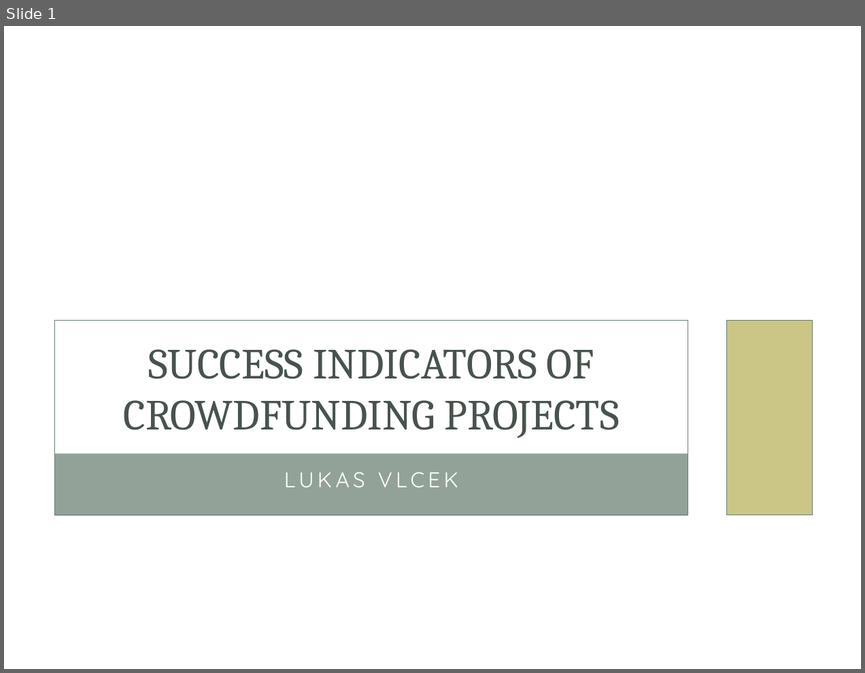
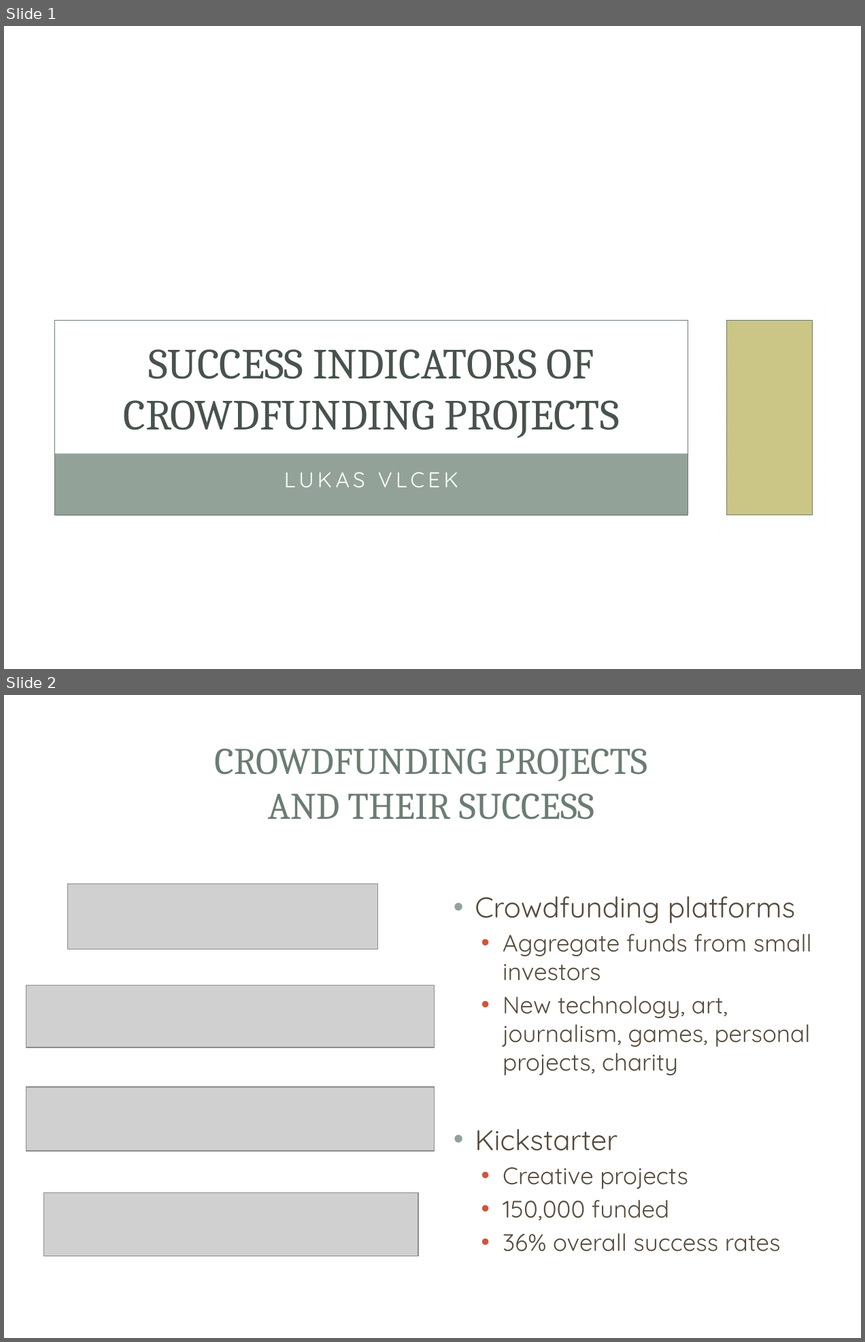
Before and after one commit to vlcekl/ds-crowdfunding, a slide deck: reports/crowdfunding_slidedeck.pptx. Shown one above the other, each under a label of ours: slide 1 before the commit, slides 1 and 2 after it. The pictures are 865x673 and 865x1342 pixels, drawn with LibreOffice and Linux fonts; fonts in the diff are those of the drawing; grey boxes stand for pictures; background and template pictures are left out. Boxes give left, top, right and bottom in pixels: in the first picture for what was removed or moved away, otherwise in the second. Text is boxed around its words. In the diff, an @@ line names an element or a change of style, - is before the commit and + after.

```diff
--- a/reports/crowdfunding_slidedeck.pptx
+++ b/reports/crowdfunding_slidedeck.pptx
@@ slide 2 added at (x1=4, y1=695, x2=861, y2=1338), background picture (left out); not listed: 1 template element that a slide beside it also shows @@
@@ rectangle added at (x1=30, y1=721, x2=835, y2=845), fill #FFFFFF at 83% opacity @@
@@ rectangle added at (x1=39, y1=730, x2=825, y2=834), fill #FFFFFF @@
@@ title added at (x1=214, y1=749, x2=647, y2=819), 31.5 pt, text #6B7D72 @@
+CROWDFUNDING PROJECTS
+AND THEIR SUCCESS
@@ picture added at (x1=67, y1=883, x2=377, y2=949) @@
@@ text added at (x1=475, y1=896, x2=812, y2=1251), 20 pt, text #564B3C @@
+• Crowdfunding platforms
+  • Aggregate funds from small investors
+  • New technology, art, journalism, games, personal projects, charity
+• Kickstarter
+  • Creative projects
+  • 150,000 funded
+  • 36% overall success rates
@@ picture added at (x1=26, y1=985, x2=434, y2=1047) @@
@@ picture added at (x1=26, y1=1087, x2=434, y2=1150) @@
@@ picture added at (x1=44, y1=1193, x2=419, y2=1256) @@
```
Also in this commit, not shown: 1 slide changed, 16 other slides added, 2 slides removed, 3 other files.
